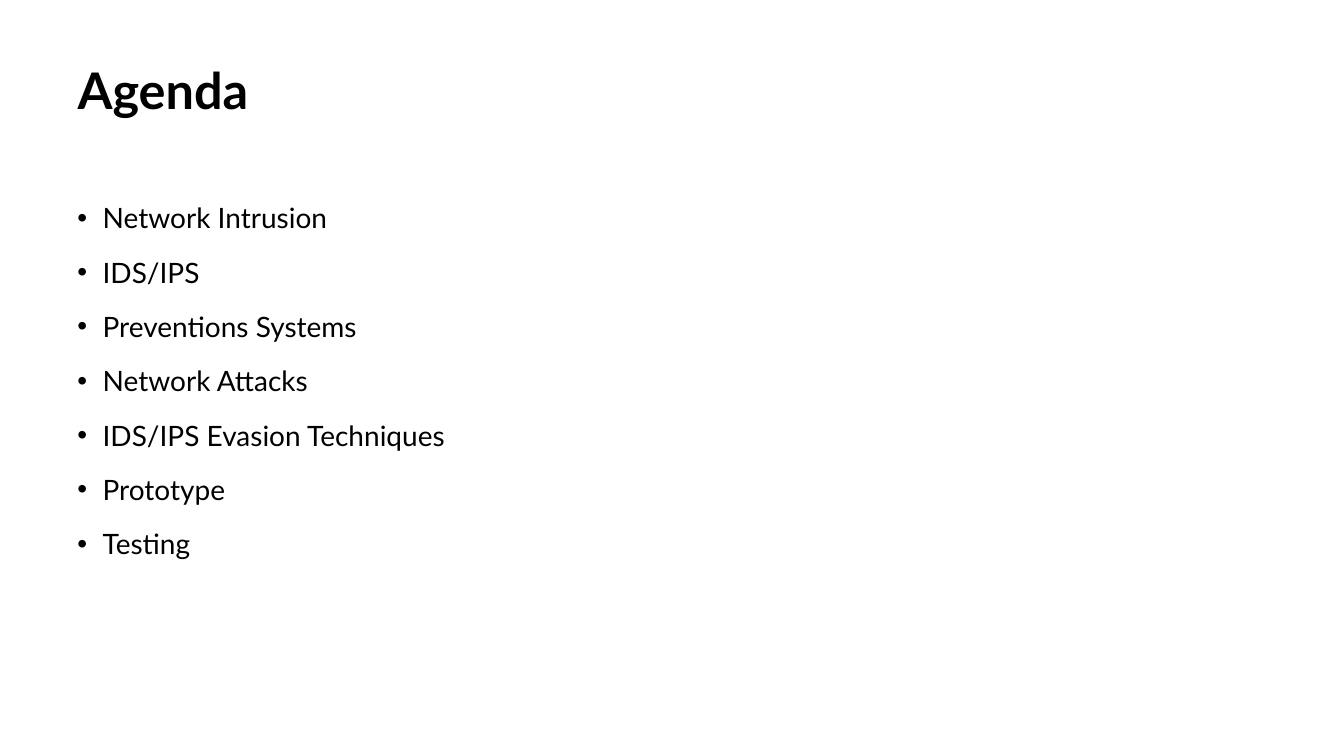
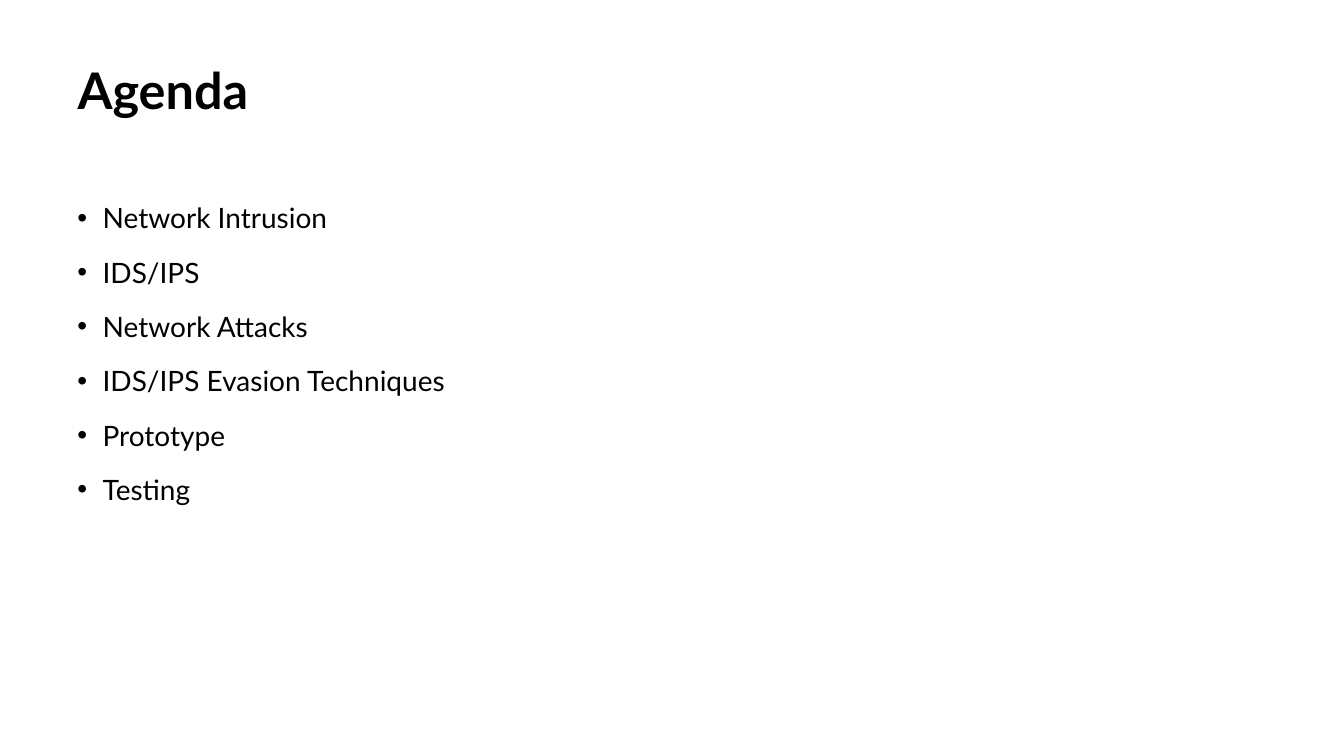
Before and after one commit to xtodorovic/BIT-project, a slide deck: slide 2 of presentation/BIT_presentation.ppt. Drawn at 1344x756 pixels with LibreOffice and Linux fonts; fonts in the diff are those of the drawing. Boxes give left, top, right and bottom in pixels: in the first picture for what was removed or moved away, otherwise in the second. Text is boxed around its words. In the diff, an @@ line names an element or a change of style, - is before the commit and + after.

Commit message:
Updated presentation

```diff
--- a/presentation/BIT_presentation.ppt
+++ b/presentation/BIT_presentation.ppt
@@ text at (103, 316, 357, 342): paragraph removed @@
-• Preventions Systems
```
Also in this commit, not shown: 7 slides added.
